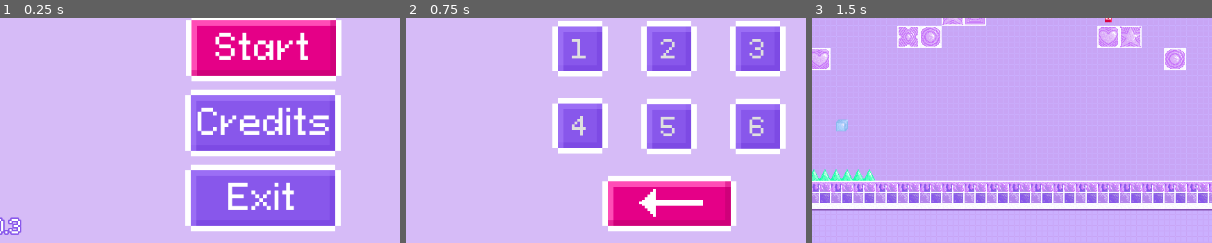
Above: before the commit, frames 1-3 (left to right).
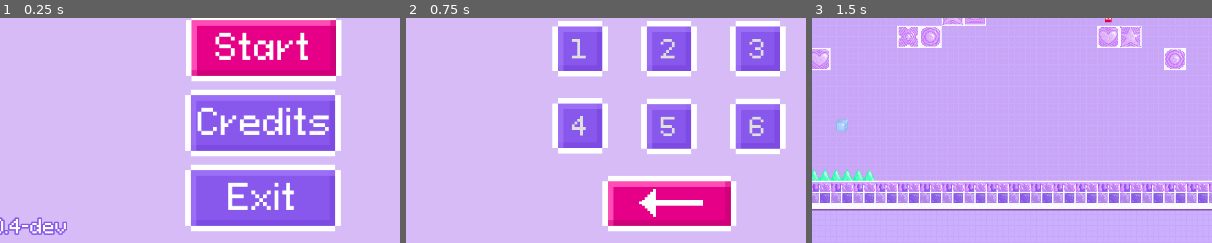
Above: after the commit, the same moments.

Repository: Chubercik/bubble
Game: Godot game, scene res://scenes/menu.tscn
Two runs of this game, one before a commit and one after it. Both use one fixed random seed, a clock stepped at 60 frames per second and the inputs below.
Inputs (mouse positions are % of the whole screen's width and height, from its top left):
- Up to frame 1 (0.25 s): no input
- Up to frame 2 (0.75 s): click (50, 50) at 0.5 s
- Up to frame 3 (1.5 s): click (50, 50) at 1.25 s
The pictures show only the part of the screen within x 17-67%, y 43-93%; the shares and areas given below are measured in that part.

The runs differ from the first frame. In frame 1, 0.7% of the frame differs, in the area x 2-17%, y 88-97%; in frame 2, nothing differs; in frame 3, nothing differs.

Commit message:
New dev cycle

Diff:
--- a/bubble/project.godot
+++ b/bubble/project.godot
@@ -11,7 +11,7 @@
 [application]
 
 config/name="Bubble Tea Spree!"
-config/version="0.3"
+config/version="0.4-dev"
 run/main_scene="res://scenes/menu.tscn"
 config/features=PackedStringArray("4.4", "Forward Plus")
 config/icon="res://icon.png"
Not shown, changed: bubble/export_presets.cfg
